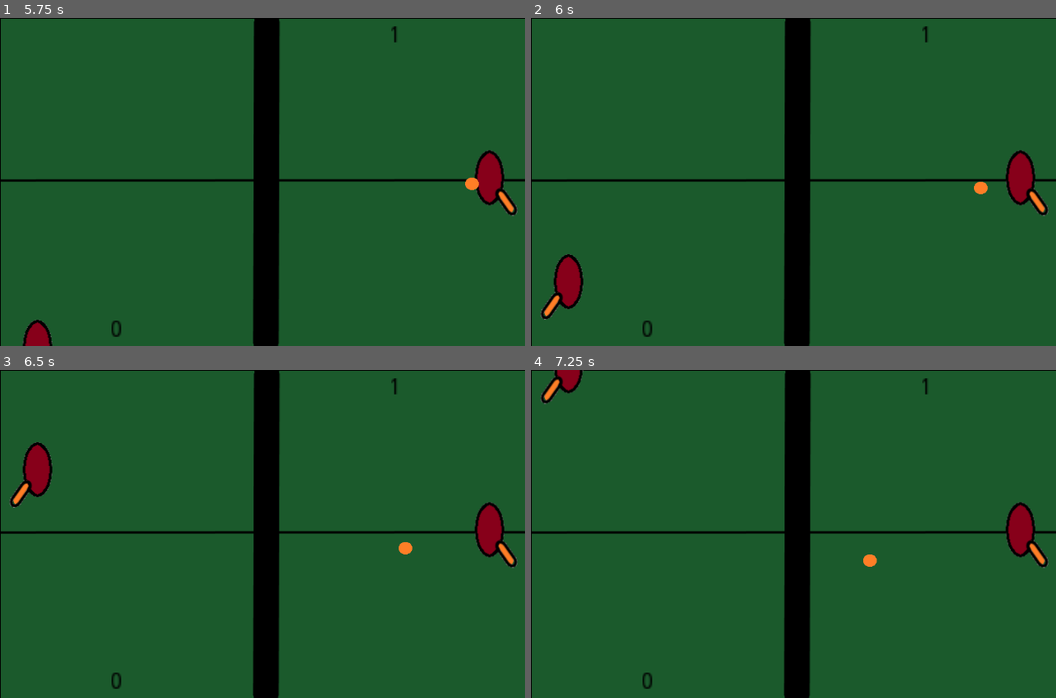
Above: before the commit, frames 1-4 (two rows, left to right).
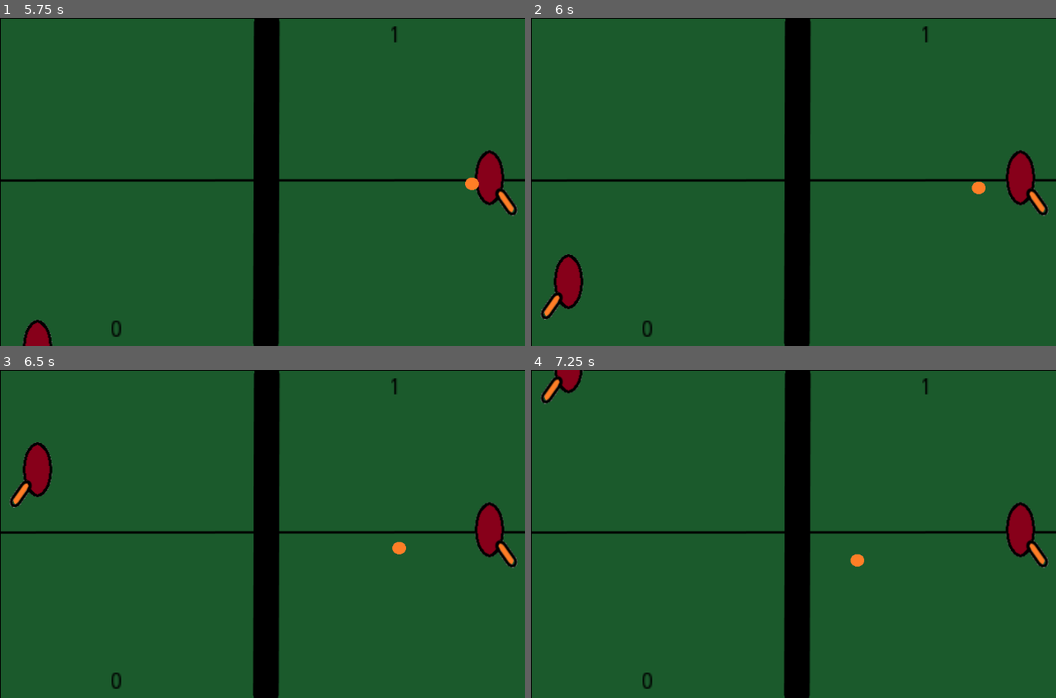
Above: after the commit, the same moments.

Repository: DewaldOosthuizen/2D-Pong
Game: Godot game, scene res://World.tscn
Same seed, same stepped clock (60 frames per second), same inputs: the game is played once before the commit and once after it.
Inputs:
- Up to frame 1 (5.75 s): hold W (left_up) 0.53-1.28 s; hold S (left_down) 1.28-2.03 s; hold W (left_up) 2.03-3.53 s; hold S (left_down) from 3.53 s (still down)
- Up to frame 2 (6 s): release S (left_down) at 5.78 s; hold W (left_up) from 5.78 s (still down)
- Up to frame 3 (6.5 s): keep holding W (left_up)
- Up to frame 4 (7.25 s): keep holding W (left_up)

Frame 1 is identical in both runs. In frame 2, less than 0.1% of the frame differs, in the area x 83-88%, y 49-54%; in frame 3, 0.1%; in frame 4, 0.2%, in the area x 60-66%, y 56-60%.

Commit message:
Created methods to hande appropriate code

Diff:
--- a/World.gd
+++ b/World.gd
@@ -3,13 +3,18 @@
 export var playerSpeed = 400; #px
 export var initialBallSpeed = 100; #px
 export var ballSpeedIncreaseAmount = 1.2; #px
+export var maxBallSpeed = 450 #px
 var screenSize
 var padSize
 var ballDirection = Vector2(-1, 0.0)
 var ballSpeed = initialBallSpeed;
 var leftScore = 0
 var rightScore = 0
-var maxBallSpeed = 600
+var ballPosition
+var rightPlayerPosition
+var leftPlayerPosition
+var totalFramesLabelDisplays = 10000;
+var framesLabelDisplays = 0
 
 func _ready():
 	print("Game initiated.")
@@ -18,14 +23,24 @@
 	set_process(true)
 	pass
 
+
 func _process(delta):
+	_handle_ball_collision(delta)
+	_calculate_win_and_reset()
+	_control_left_player(delta)
+	_control_right_player(delta)
+	_set_all_variables()
+
+	pass
+
+
+func _handle_ball_collision(delta):
 	#Colliders
 	var leftColide = Rect2(get_node("leftPlayer").position - padSize*0.5, padSize)
 	var rightColide = Rect2(get_node("rightPlayer").position - padSize*0.5, padSize)
 
 	#ball position
-
-	var ballPosition = get_node("ball").position
+	ballPosition = get_node("ball").position
 
 	ballPosition += ballDirection * ballSpeed * delta
 
@@ -40,41 +55,54 @@
 		if (ballSpeed < maxBallSpeed):
 			ballSpeed *= ballSpeedIncreaseAmount
 
-	# reset ball if it leaves the screen
+	pass
+
+
+func _calculate_win_and_reset():
+		# reset ball if it leaves the screen
 	if (ballPosition.x < 0):
-		print("right player scored, reset ball position")
 		ballPosition = screenSize * 0.5
 		ballSpeed = initialBallSpeed
 		ballDirection.x = -ballDirection.x
 		rightScore += 1
 	if (ballPosition.x > screenSize.x):
-		print("left player scored, reset ball position")
 		ballPosition = screenSize * 0.5
 		ballSpeed = initialBallSpeed
 		ballDirection.x = -ballDirection.x
 		leftScore += 1
+	pass
 
+
+func _control_left_player(delta):
 	#Control left player movement
-	var leftPlayerPosition = get_node("leftPlayer").position
+	leftPlayerPosition = get_node("leftPlayer").position
 	if (leftPlayerPosition.y > 0 and Input.is_action_pressed("left_up")):
 		leftPlayerPosition.y += -playerSpeed * delta
 
 	if (leftPlayerPosition.y < screenSize.y and Input.is_action_pressed("left_down")):
 		leftPlayerPosition.y += playerSpeed * delta
 
+	pass
 
+
+func _control_right_player(delta):
 	#Control right player movement
-	var rightPlayerPosition = get_node("rightPlayer").position
+	rightPlayerPosition = get_node("rightPlayer").position
 	if (rightPlayerPosition.y > 0 and Input.is_action_pressed("ui_up")):
 		rightPlayerPosition.y += -playerSpeed * delta
 
 	if (rightPlayerPosition.y < screenSize.y and Input.is_action_pressed("ui_down")):
 		rightPlayerPosition.y += playerSpeed * delta
 
+	pass
 
+
+func _set_all_variables():
 	#set all new variables values
 	get_node("ball").position = ballPosition
 	get_node("leftPlayer").position = leftPlayerPosition
 	get_node("rightPlayer").position = rightPlayerPosition
 	get_node("leftScore").set_text(str(leftScore))
 	get_node("rightScore").set_text(str(rightScore))
+
+	pass
--- a/World.tscn
+++ b/World.tscn
@@ -12,7 +12,8 @@
 _sections_unfolded = [ "Transform", "Visibility", "Z Index" ]
 playerSpeed = 400
 initialBallSpeed = 100
-ballSpeedIncreaseAmount = 1.1
+ballSpeedIncreaseAmount = 1.2
+maxBallSpeed = 450
 
 [node name="leftPlayer" type="Sprite" parent="." index="0"]
 
@@ -43,7 +44,7 @@
 margin_left = 130.0
 margin_top = 365.0
 margin_right = 180.0
-margin_bottom = 395.0
+margin_bottom = 385.0
 rect_scale = Vector2( 2, 2 )
 rect_pivot_offset = Vector2( 0, 0 )
 rect_clip_content = true
@@ -76,7 +77,7 @@
 margin_left = 469.0
 margin_top = 6.0
 margin_right = 519.0
-margin_bottom = 36.0
+margin_bottom = 26.0
 rect_scale = Vector2( 2, 2 )
 rect_pivot_offset = Vector2( 0, 0 )
 rect_clip_content = true
Not shown, added: 2D-Pong.exe
Not shown, added: 2D-Pong.pck
